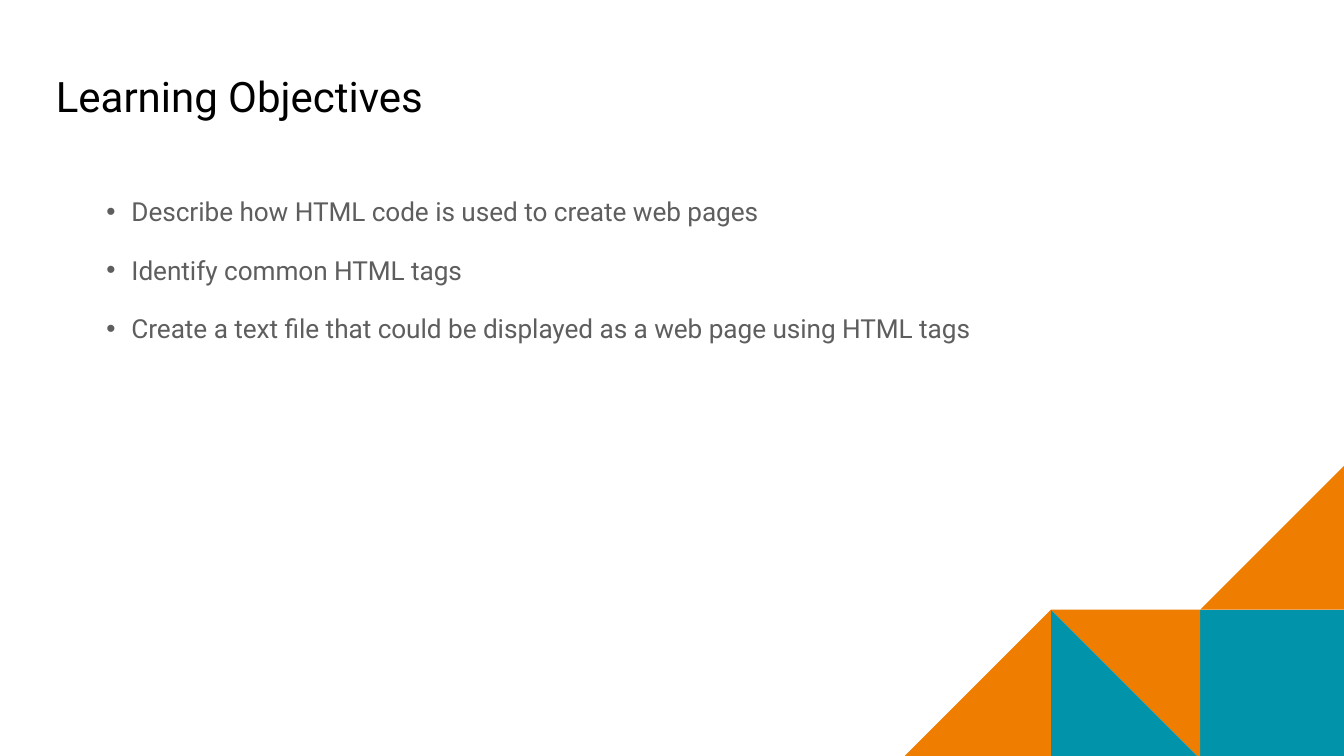
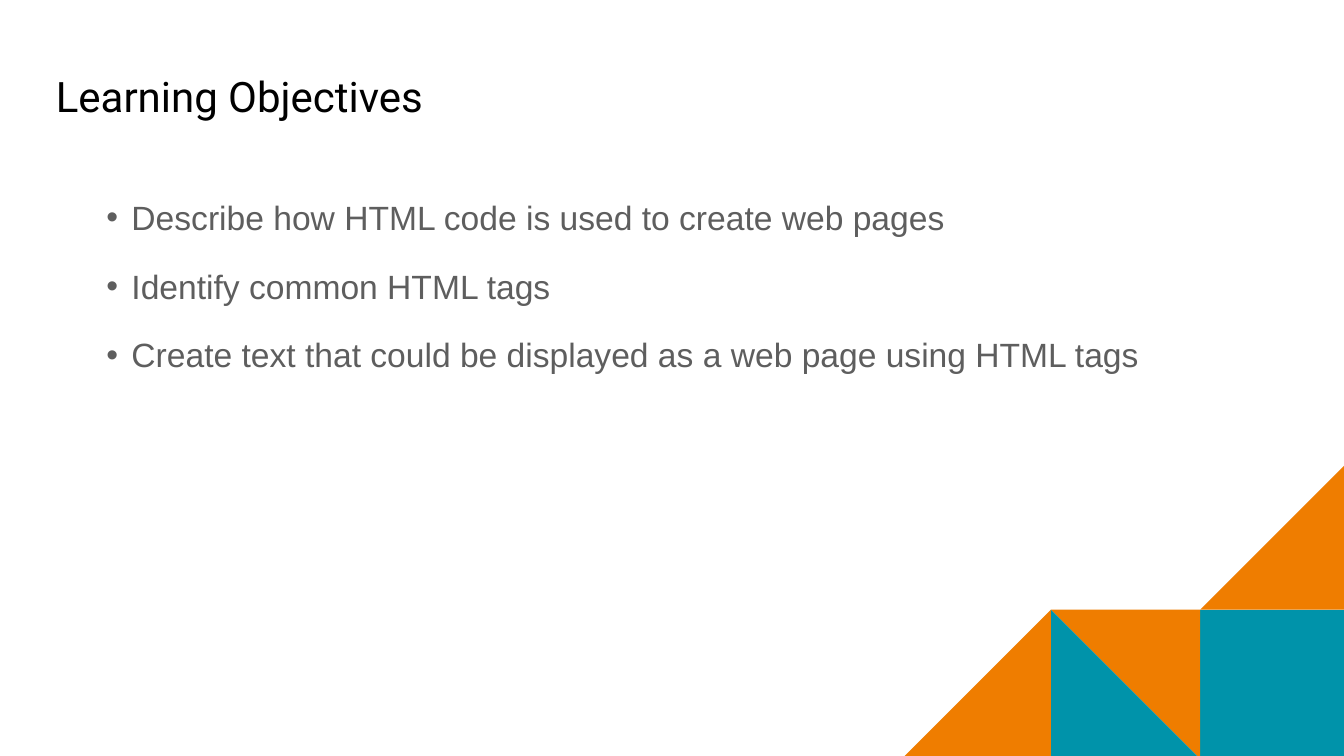
Before and after one commit to mr-eggleton/web-lit-core, a slide deck: slide 3 of final ppt/07-tagging-101.pptx. Drawn at 1344x756 pixels with LibreOffice and Linux fonts; fonts in the diff are those of the drawing; background and template pictures are left out. Boxes give left, top, right and bottom in pixels: in the first picture for what was removed or moved away, otherwise in the second. Text is boxed around its words. In the diff, an @@ line names an element or a change of style, - is before the commit and + after.

```diff
--- a/final ppt/07-tagging-101.pptx
+++ b/final ppt/07-tagging-101.pptx
@@ text at (131,205,945,306): size 18.7 to 24 pt, font Roboto to Arial in "Describe how HTML code is used to ...", "Identify common HTML tags" @@
@@ text at (131,342,1138,374): text changed; size 18.7 to 24 pt; font Roboto to Arial @@
-  • Create a text file that could be displayed as a web page using HTML tags
+  • Create text that could be displayed as a web page using HTML tags
```
Also in this commit, not shown: 5 other slides changed, 5 slides added, 12 other files.
